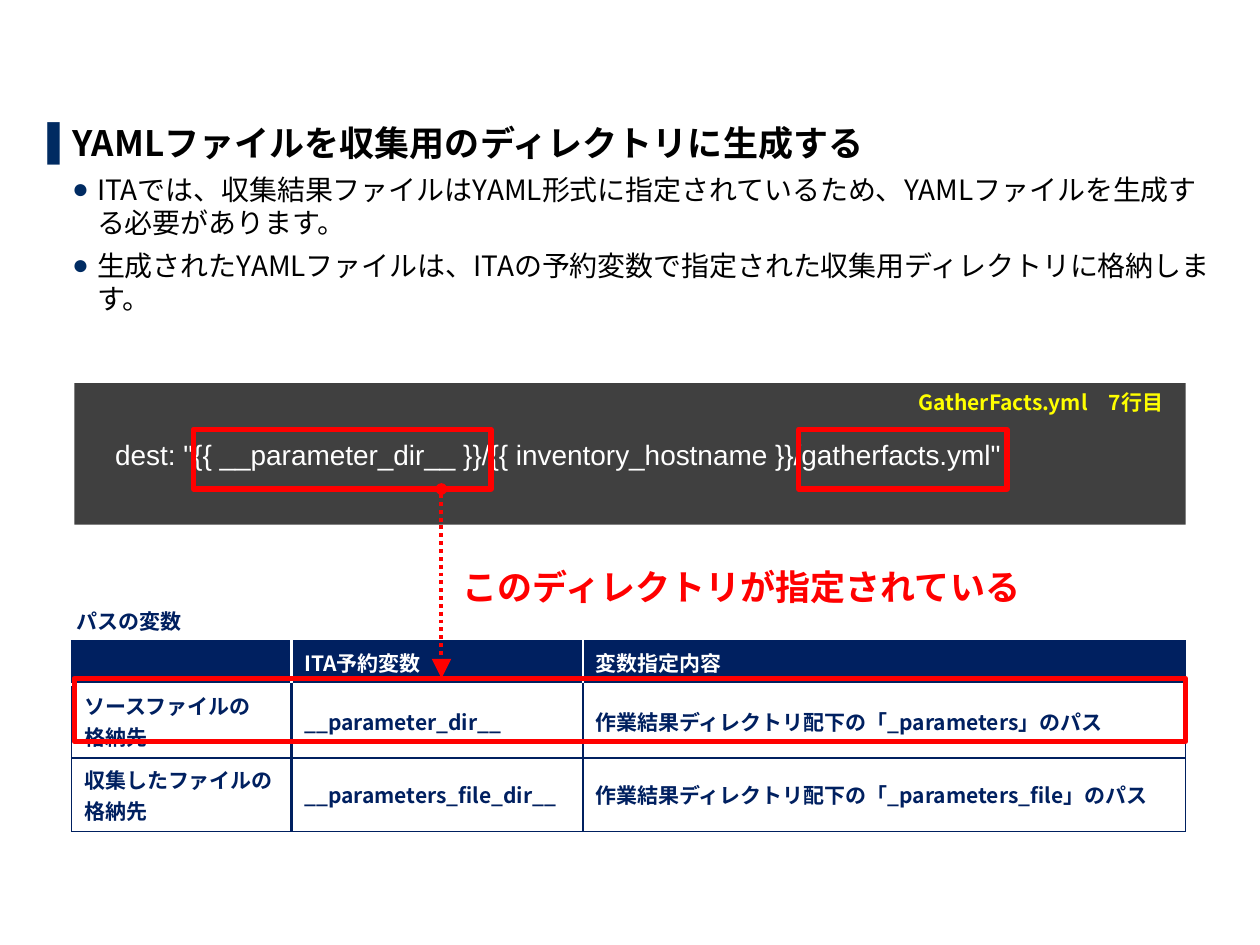
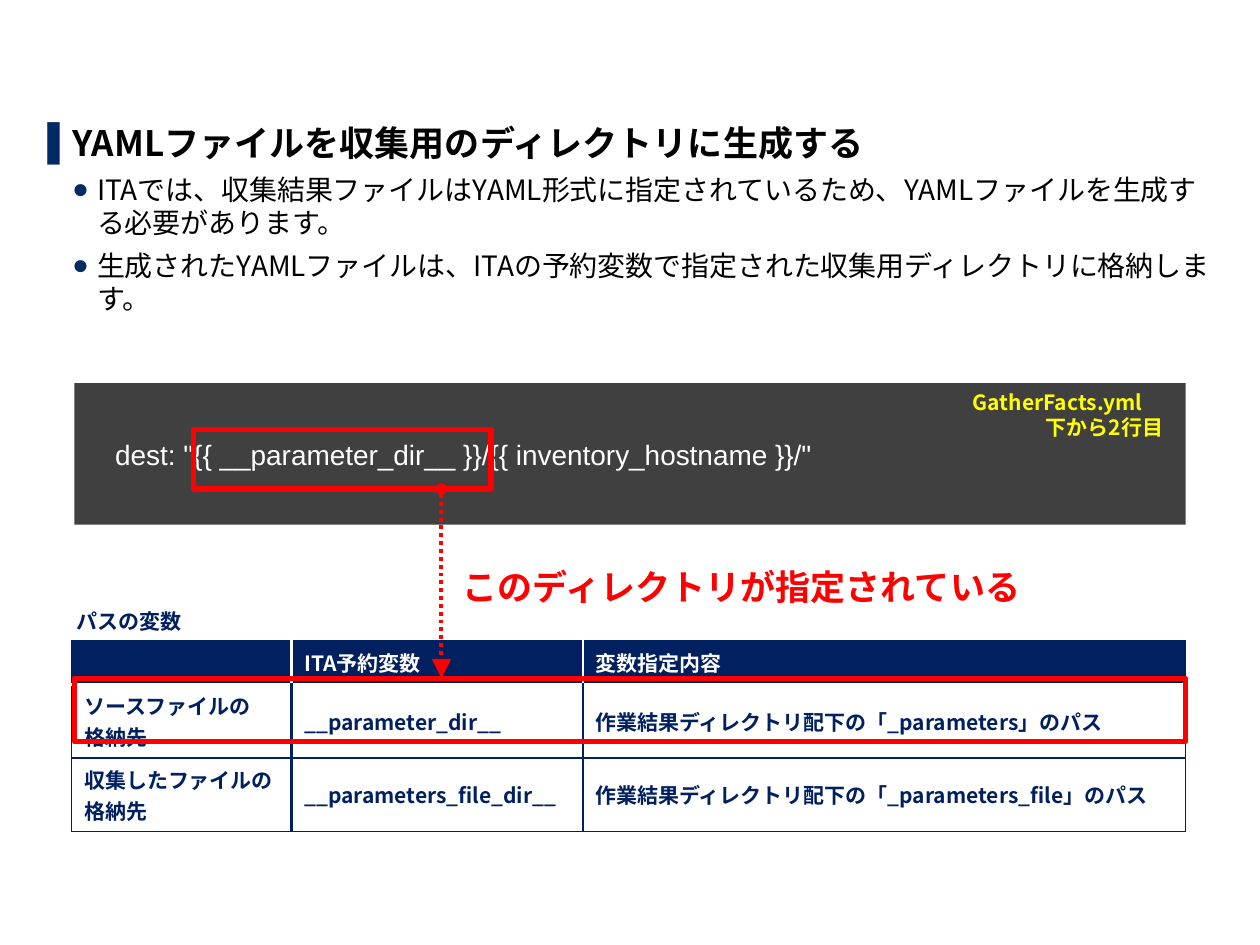
Before and after one commit to exastro-suite/it-automation-docs, a slide deck: slide 17 of asset/Learn_ja/ITA-collect-compare_practice_ja.pptx (slide 16 before the commit). Drawn at 1260x945 pixels with LibreOffice and Linux fonts; fonts in the diff are those of the drawing; background and template pictures are left out. Boxes give left, top, right and bottom in pixels: in the first picture for what was removed or moved away, otherwise in the second. Text is boxed around its words. In the diff, an @@ line names an element or a change of style, - is before the commit and + after.

```diff
--- a/asset/Learn_ja/ITA-collect-compare_practice_ja.pptx
+++ b/asset/Learn_ja/ITA-collect-compare_practice_ja.pptx
@@ text at <box>973,393,1163,437</box>: text changed @@
-GatherFacts.yml 7行目
+GatherFacts.yml
+下から2行目
@@ text in rectangle at <box>115,444,767,470</box>: text changed @@
-dest: "{{ __parameter_dir__ }}/{{ inventory_hostname }}/gatherfacts.yml"
+dest: "{{ __parameter_dir__ }}/{{ inventory_hostname }}/"
@@ rectangle removed at <box>799,430,1007,489</box> @@
```
Also in this commit, not shown: 18 other slides changed, 2 slides added, 1 other file.
